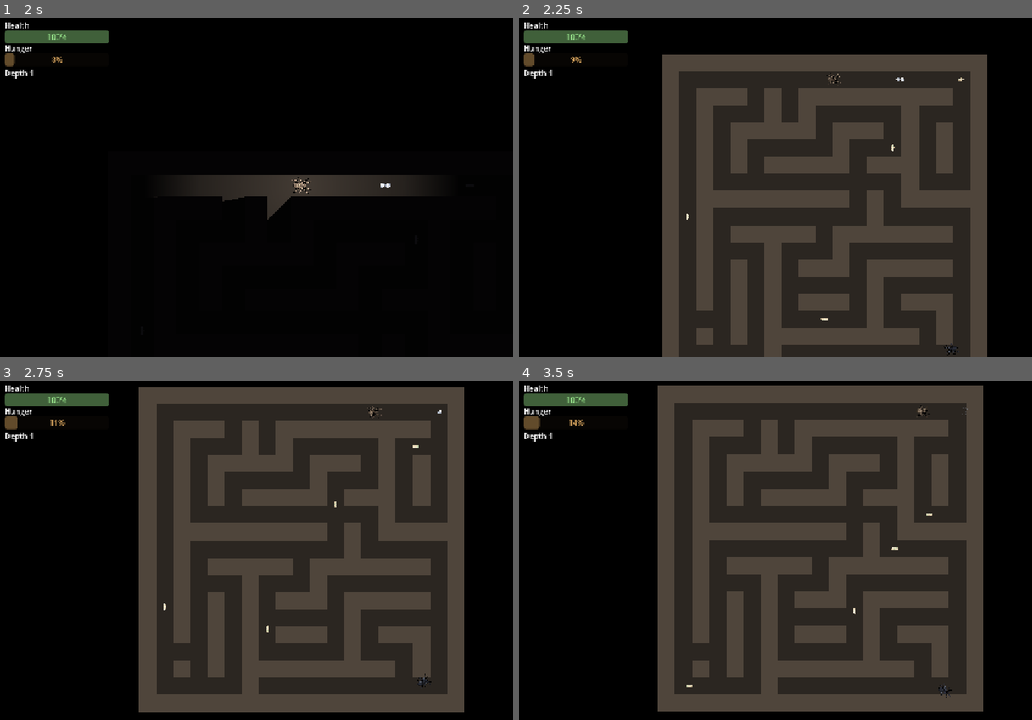
Above: before the commit, frames 1-4 (two rows, left to right).
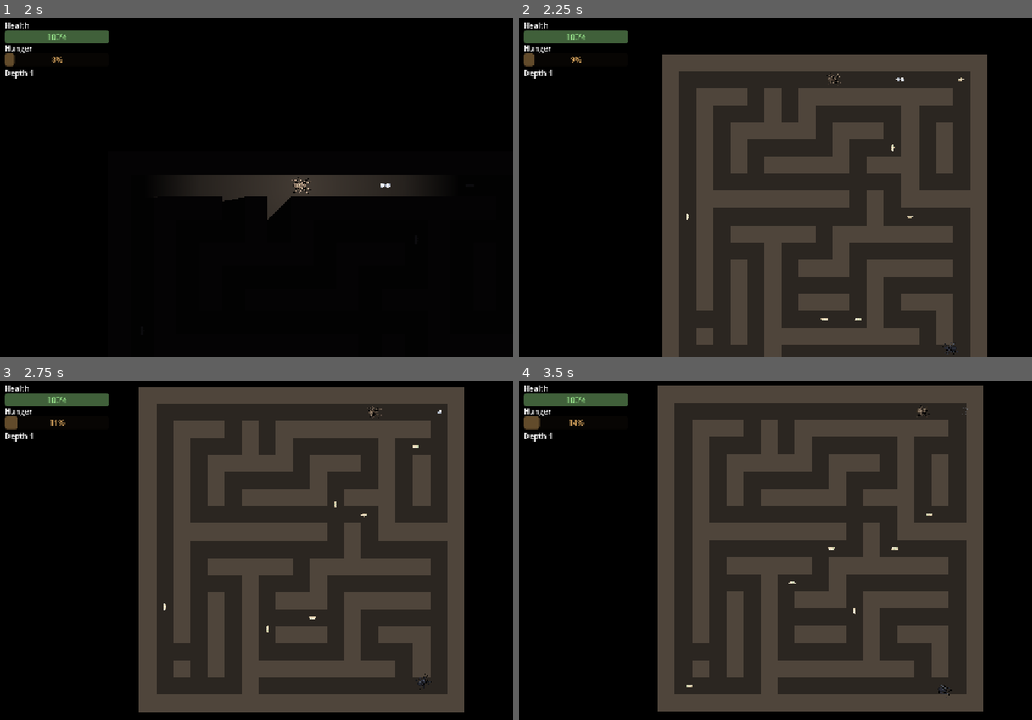
Above: after the commit, the same moments.

Repository: ehix/burrow
Game: Godot game, scene res://world/world.tscn
Two runs of this game, one before a commit and one after it. Both use one fixed random seed, a clock stepped at 60 frames per second and the inputs below.
Inputs (mouse positions are in pixels of both pictures, inside the frame that each line leads up to):
- Up to frame 1 (2 s): tap Enter at 0.5 s; move the mouse to (436, 167) at 0.52 s; hold D (move_right) 0.53-1.25 s; hold Space (fire) 0.53-1.25 s; click (436, 167) at 0.67 s; drag from (179, 201) to (323, 184) at 1.27 s
- Up to frame 2 (2.25 s): move the mouse to (883, 109) at 2.02 s; hold D (move_right) from 2.03 s (still down); hold L (toggle_darkness) from 2.03 s (still down)
- Up to frame 3 (2.75 s): keep holding D (move_right); keep holding L (toggle_darkness)
- Up to frame 4 (3.5 s): release D (move_right) at 2.75 s; release L (toggle_darkness) at 2.75 s; drag from (790, 618) to (944, 682) at 2.77 s

Frame 1 is identical in both runs. In frame 2, less than 0.1% of the frame differs, in the area x 65-86%, y 58-100%; in frame 3, less than 0.1%; in frame 4, less than 0.1%, in the area x 52-85%, y 48-94%.

Commit message:
Level builds AStar grid, tile helpers, six larvae
Co-Authored-By: Claude Opus 4.8 <noreply@anthropic.com>
Claude-Session: https://claude.ai/code/session_014WhKpuzmfoxFtBrc5icJUK

Diff:
--- /dev/null
+++ b/tests/test_level_grid.gd
@@ -0,0 +1,17 @@
+extends GutTest
+## Level's tile<->world conversions round-trip on tile centres.
+
+
+func test_tile_of_and_centre_of_round_trip() -> void:
+	var level := preload("res://world/level.tscn").instantiate()
+	add_child_autofree(level)
+	# centre_of a tile, then tile_of that point, returns the same tile.
+	for tile in [Vector2i(1, 1), Vector2i(3, 5), Vector2i(8, 8)]:
+		var centre := level.centre_of(tile)
+		assert_eq(level.tile_of(centre), tile, "round-trips tile %s" % tile)
+
+
+func test_centre_is_tile_middle() -> void:
+	var level := preload("res://world/level.tscn").instantiate()
+	add_child_autofree(level)
+	assert_eq(level.centre_of(Vector2i(0, 0)), Vector2(24, 24))
--- a/world/level.gd
+++ b/world/level.gd
@@ -7,7 +7,7 @@
 const TILE_SIZE := 48
 const MAZE_COLS := 9   # fixed size — map-size progression is out of slice 1
 const MAZE_ROWS := 9
-const LARVA_COUNT := 4
+const LARVA_COUNT := 6
 ## Fraction of dead-ends to braid into loops (0 = perfect maze). Tunable feel.
 const LOOP_CHANCE := 0.7
 
@@ -28,6 +28,7 @@
 var maze: MazeData
 var player: Node2D
 var enemy: Node2D
+var _astar: AStarGrid2D
 
 
 ## Build the whole level. Called by World right after instancing.
@@ -35,6 +36,7 @@
 	maze = MazeGenerator.generate(MAZE_COLS, MAZE_ROWS, GameState.maze_seed(), LOOP_CHANCE)
 	_renderer.setup(maze, TILE_SIZE)
 	_build_collision_and_occluders()
+	_astar = GridNav.build(maze, TILE_SIZE)
 	_build_navigation()
 	_spawn_entities()
 	apply_darkness()
@@ -51,6 +53,21 @@
 
 func map_center() -> Vector2:
 	return map_pixel_size() * 0.5
+
+
+## Grid <-> world conversions and pathing, used by grid-moving entities.
+func tile_of(world: Vector2) -> Vector2i:
+	return Vector2i(int(world.x / TILE_SIZE), int(world.y / TILE_SIZE))
+
+
+func centre_of(tile: Vector2i) -> Vector2:
+	return Vector2((tile.x + 0.5) * TILE_SIZE, (tile.y + 0.5) * TILE_SIZE)
+
+
+func path_tiles(from: Vector2i, to: Vector2i) -> Array[Vector2i]:
+	if _astar == null:
+		return []
+	return GridNav.path(_astar, from, to)
 
 
 ## Apply the current GameState.darkness_enabled flag: dark ambient + player
Not shown, added: tests/test_level_grid.gd.uid
